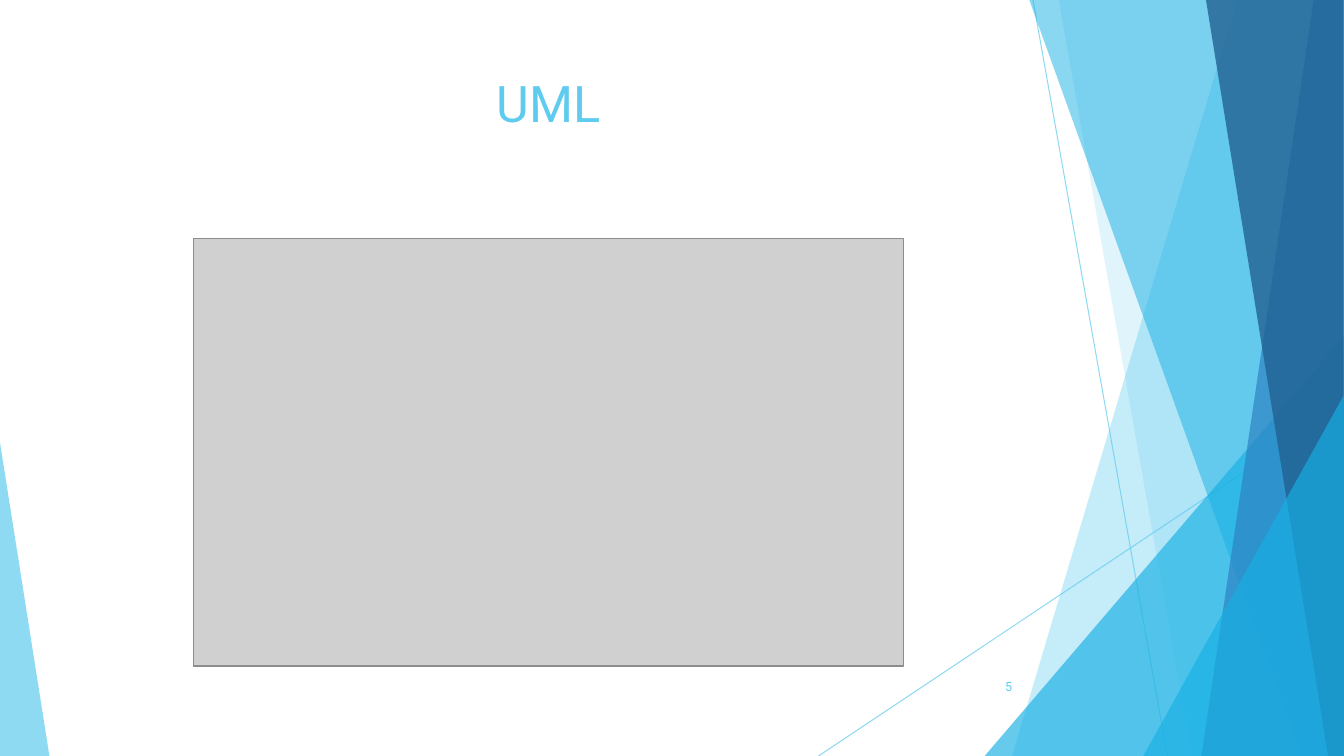
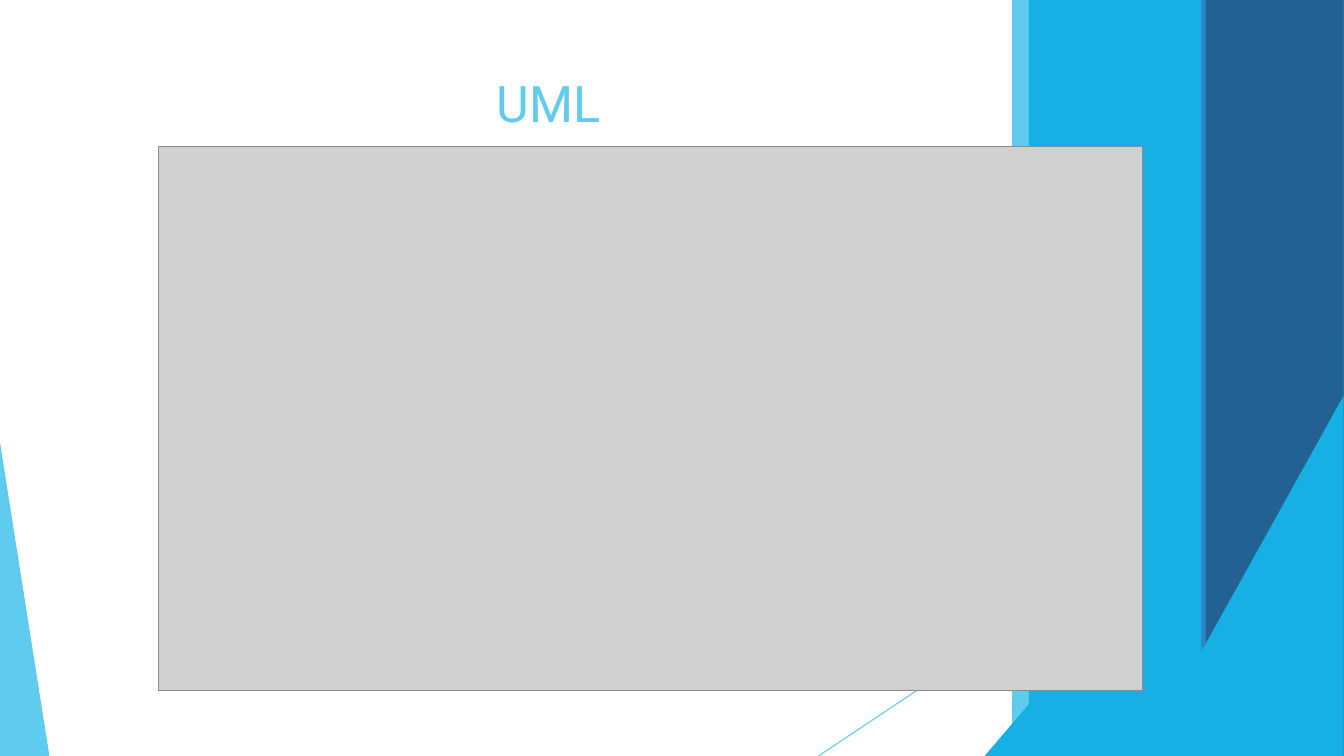
Before and after one commit to mycodeself/DSS_NegoServicios, a slide deck: slide 5 of Presentacion_Fase1.pptx. Drawn at 1344x756 pixels with LibreOffice and Linux fonts; fonts in the diff are those of the drawing; grey boxes stand for pictures. Boxes give left, top, right and bottom in pixels: in the first picture for what was removed or moved away, otherwise in the second. Text is boxed around its words. In the diff, an @@ line names an element or a change of style, - is before the commit and + after.

```diff
--- a/Presentacion_Fase1.pptx
+++ b/Presentacion_Fase1.pptx
@@ rectangle added at bbox=[1012, 0, 1344, 756], fill #5FCBEF @@
@@ rectangle added at bbox=[1029, 0, 1344, 756], fill #17B0E4 @@
@@ line (1033, 0) - (1168, 756): stroke #5FCBEF 0.75 pt to #5FCBEF 0.74 pt @@
@@ rectangle added at bbox=[1059, 0, 1344, 756], fill #5FCBEF @@
@@ rectangle added at bbox=[1202, 0, 1344, 756], fill #2E83C3 @@
@@ group removed at bbox=[1012, 0, 1344, 756]: 5 freeform shapes @@
@@ rectangle added at bbox=[1206, 0, 1344, 756], fill #226292 @@
@@ picture: place and size @@
-picture at bbox=[194, 238, 904, 665]
+picture at bbox=[158, 147, 1142, 691]
@@ triangle at bbox=[985, 336, 1344, 756]: fill #17B0E4 at 66% opacity to #17B0E4 @@
@@ line (1344, 406) - (819, 756): stroke #5FCBEF 0.75 pt to #5FCBEF 0.74 pt @@
@@ triangle at bbox=[1143, 396, 1344, 756]: fill #17B0E4 at 66% opacity to #17B0E4 @@
@@ triangle at bbox=[0, 443, 49, 756]: fill #5FCBEF at 70% opacity to #5FCBEF @@
```
Also in this commit, not shown: 8 other slides changed, 1 other file.
